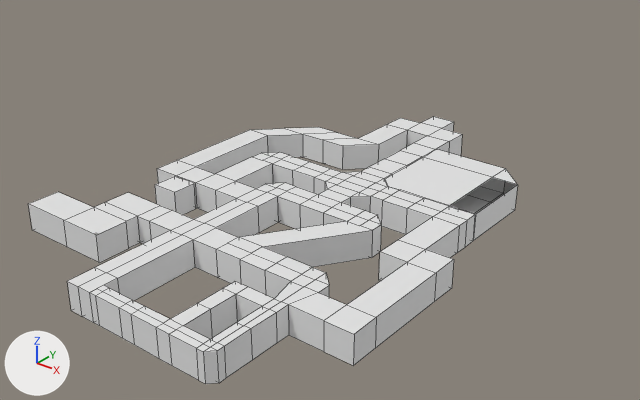
The Blender file Assets/blendfiles/LevelModel.blend as it was, and as the next commit left it.
Both versions are drawn from a 50 mm camera at (104.2, -116.8, 82.1) aimed at (-13.2, 29.9, -8.9). The lights are fixed; the arrows at lower left show +X, +Y and +Z. Mesh edges are drawn as thin lines on the coarser meshes.
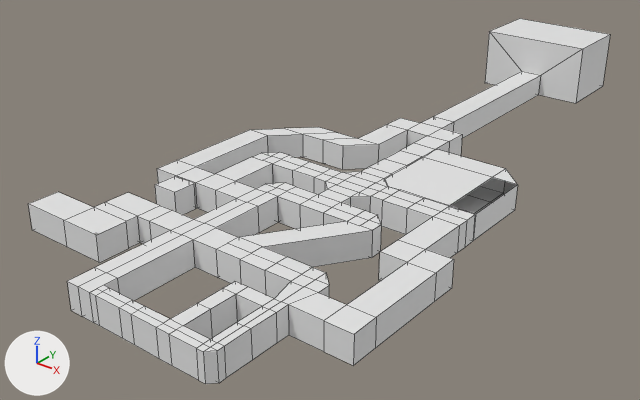
Changed parts and their boxes [x1, y1, x2, y2] in the pictures (640 x 400 px):
'Cube', reshaped (19% wider, 36% taller)
    before: [28, 116, 518, 384]
    after: [28, 19, 610, 384]
part 1 of me_cube_001, built on
    after: [434, 19, 610, 138]

The change in detail:
me_cube_001 is used by ob_cube; location (-0.5, 1.0, 0.0); scale (0.6, 1.2, 0.6).
me_cube_001 had 460 vertices, 496 faces and spanned x -70.6..61.1, y -35.3..54.7, z -5.0..5.0.
me_cube_001 now has 512 vertices, 545 faces and spans x -70.6..61.1, y -35.3..110.7, z -5.1..21.5.
Part 1, on me_cube_001:
2 faces are deleted.
52 vertices are added at x -28.1..20.4, y 54.5..110.7, z -5.1..21.5.
51 new faces join them.
